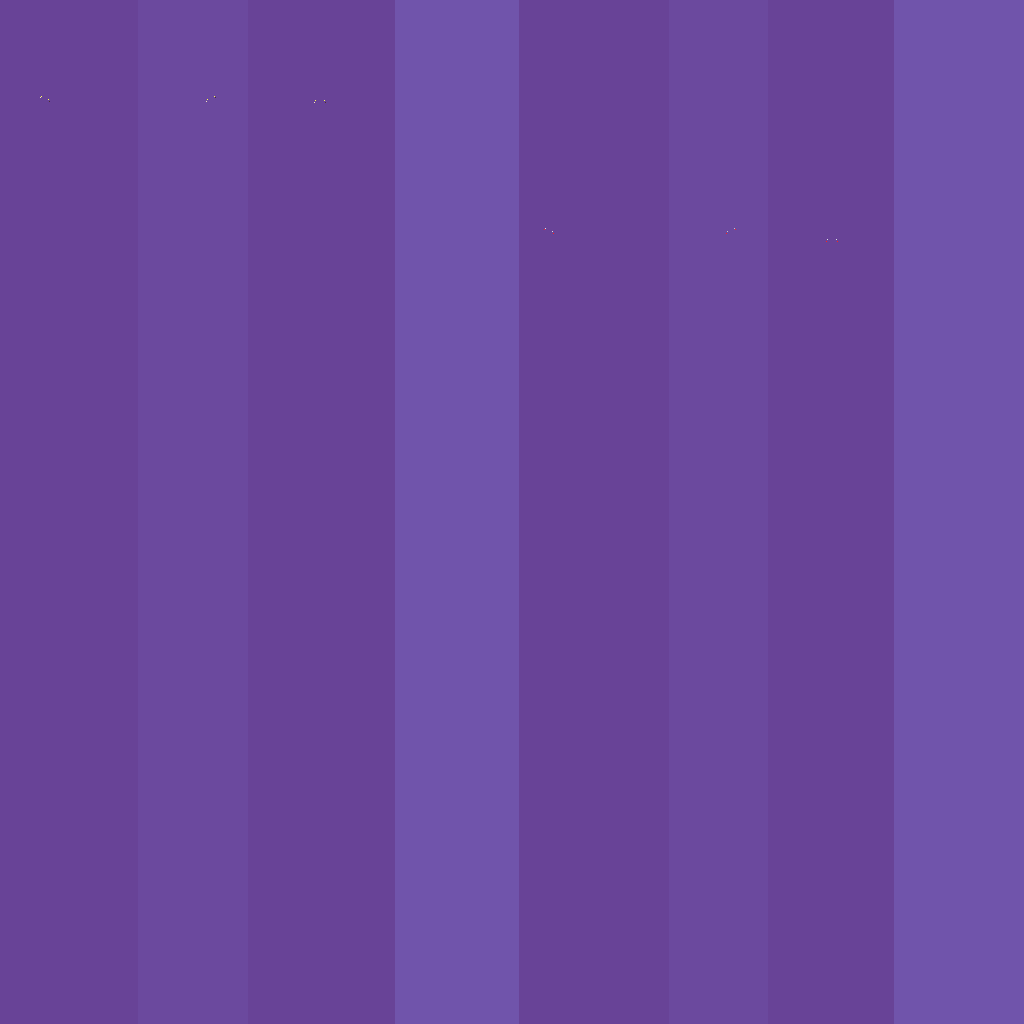
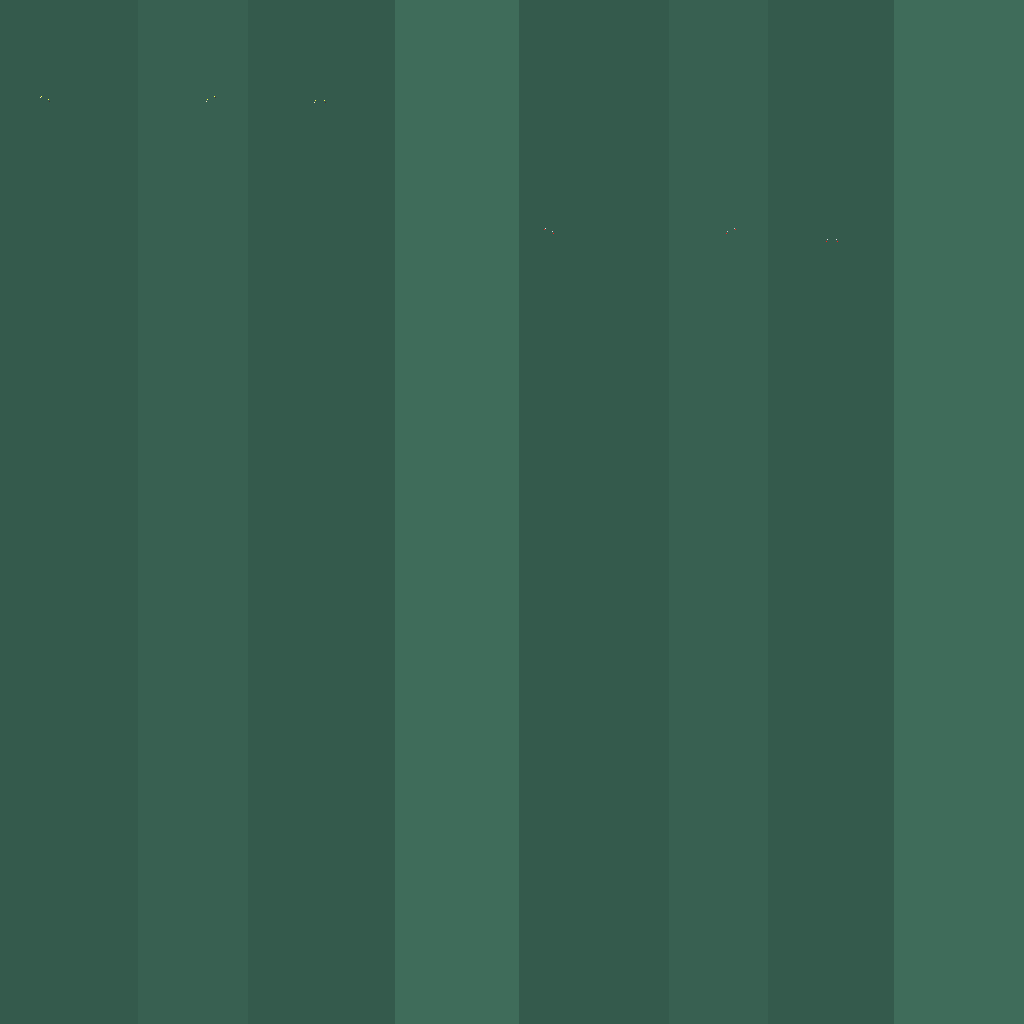
Revision of a layered 1024×1024 image; what changed, layer by layer:
hid group "新塗装" (8 layers) over left=0, top=0, right=1024, bottom=1024
showed group "旧塗装" (2 layers) over left=0, top=0, right=1024, bottom=1024
added layer "レイヤー 125" in group "顔面額縁" over left=206, top=93, right=727, bottom=235
painted on "ブラックフェイス化" over left=41, top=89, right=735, bottom=222
